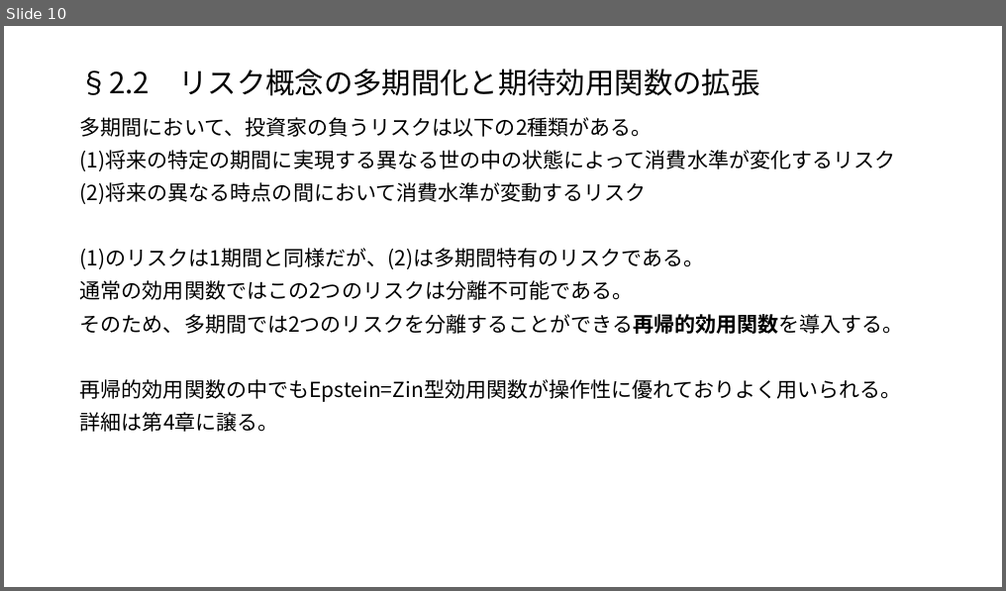
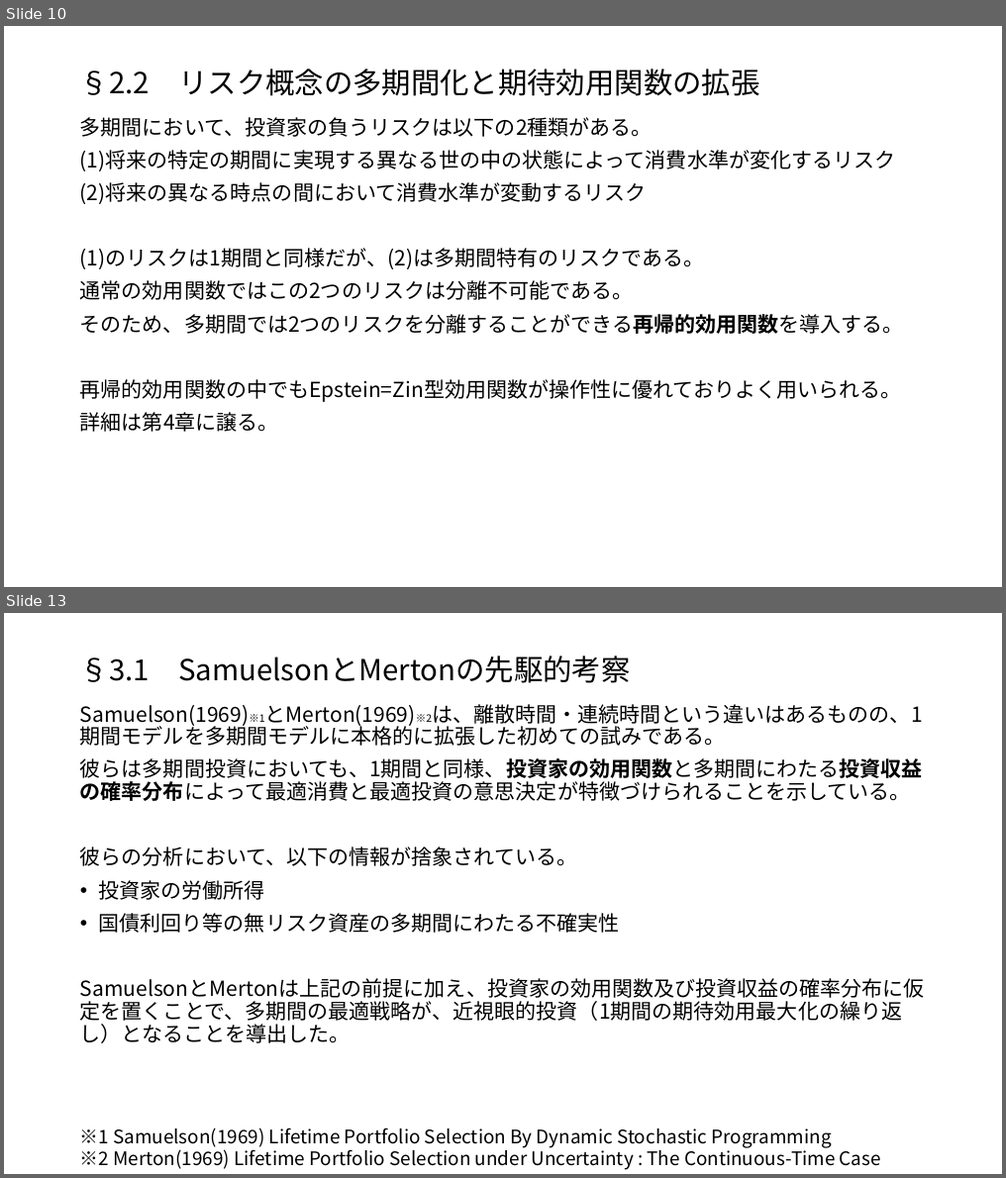
Before and after one commit to macha1811/Long-term-Investment-Theory-and-Practice, a slide deck: 第2章.pptx. Shown one above the other, each under a label of ours: slide 10 before the commit, slides 10 and 13 after it; the slides between them are not shown. The pictures are 1006x591 and 1006x1178 pixels, drawn with LibreOffice and Linux fonts; fonts in the diff are those of the drawing. Boxes give left, top, right and bottom in pixels: in the first picture for what was removed or moved away, otherwise in the second. Text is boxed around its words. In the diff, an @@ line names an element or a change of style, - is before the commit and + after.

```diff
--- a/第2章.pptx
+++ b/第2章.pptx
@@ slide 13 added at [4, 613, 1002, 1174], background #FFFFFF @@
@@ title added at [80, 656, 630, 683], 28 pt, text #000000 @@
+§3.1 SamuelsonとMertonの先駆的考察
@@ text added at [80, 704, 925, 1044], 20 pt, text #000000 @@
+Samuelson(1969)※1とMerton(1969)※2は、離散時間・連続時間という違いはあるものの、1期間モデルを多期間モデルに本格的に拡張した初めての試みである。
+彼らは多期間投資においても、1期間と同様、投資家の効用関数と多期間にわたる投資収益の確率分布によって最適消費と最適投資の意思決定が特徴づけられることを示している。
+彼らの分析において、以下の情報が捨象されている。
+• 投資家の労働所得
+• 国債利回り等の無リスク資産の多期間にわたる不確実性
+SamuelsonとMertonは上記の前提に加え、投資家の効用関数及び投資収益の確率分布に仮定を置くことで、多期間の最適戦略が、近視眼的投資（1期間の期待効用最大化の繰り返し）となることを導出した。
@@ text added at [80, 1128, 881, 1170], 18 pt, text #000000 @@
+※1 Samuelson(1969) Lifetime Portfolio Selection By Dynamic Stochastic Programming
+※2 Merton(1969) Lifetime Portfolio Selection under Uncertainty : The Continuous-Time Case
```
Also in this commit, not shown: 9 other slides added.
